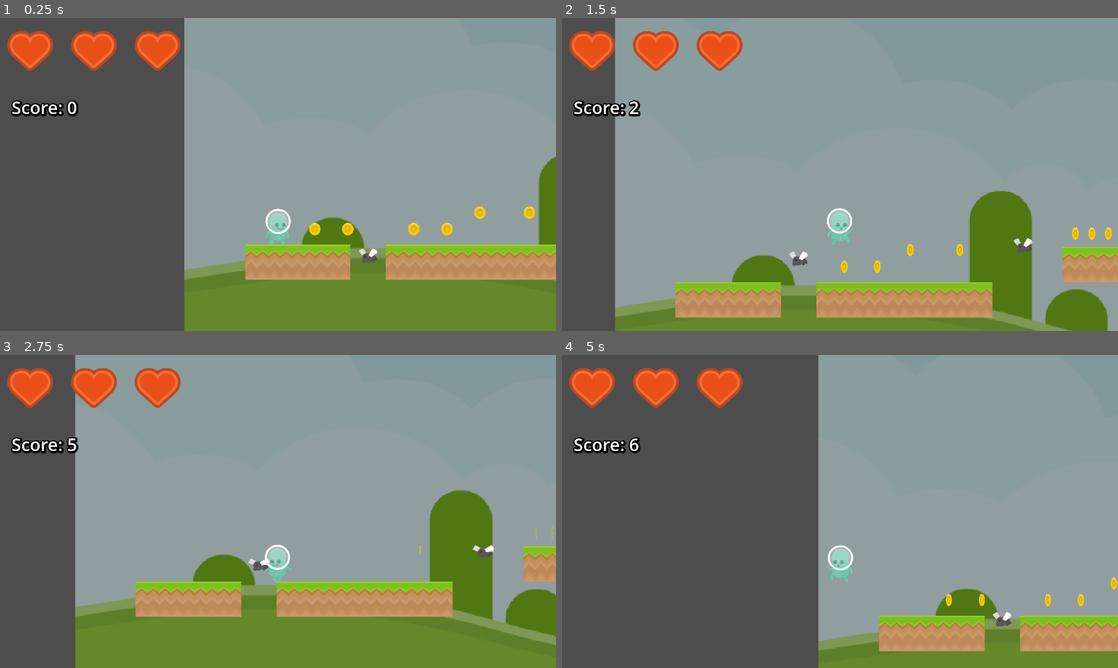
Above: before the commit, frames 1-4 (two rows, left to right).
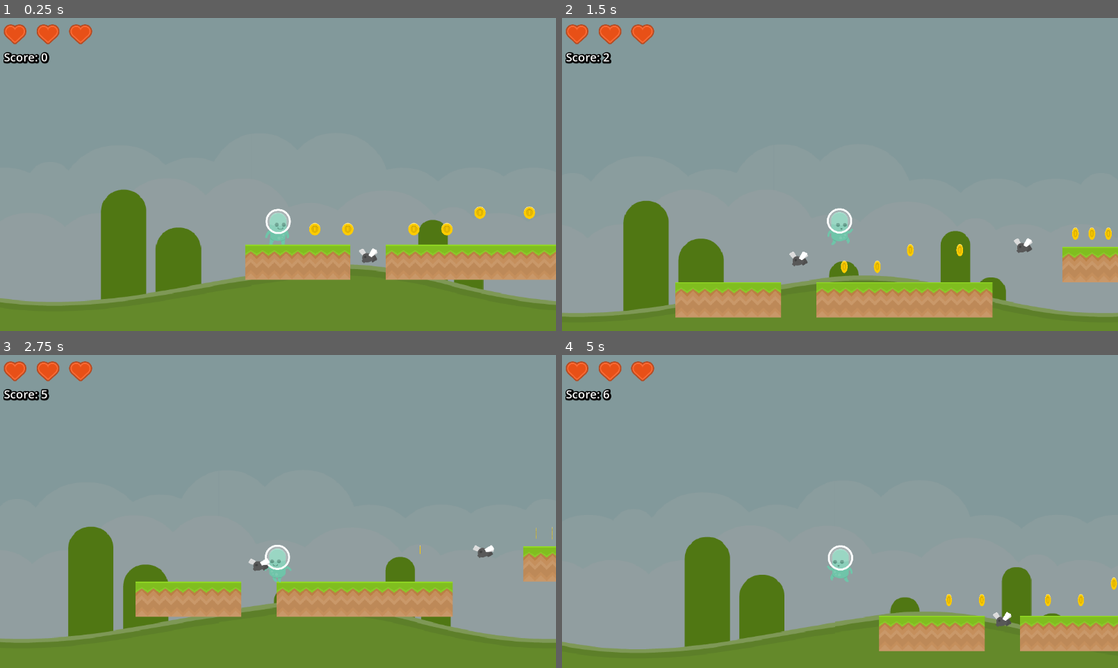
Above: after the commit, the same moments.

Repository: CBKain23/GodotTutorialPlayground
Game: Godot game, scene res://Levels/level_test.tscn
Two runs of this game, one before a commit and one after it. Both use one fixed random seed, a clock stepped at 60 frames per second and the inputs below.
Inputs:
- Up to frame 1 (0.25 s): no input
- Up to frame 2 (1.5 s): hold D (move_right) from 0.53 s (still down); tap Space (jump) at 0.77 s
- Up to frame 3 (2.75 s): tap Space (jump) at 1.52 s; release D (move_right) at 2.03 s; hold A (move_left) from 2.03 s (still down)
- Up to frame 4 (5 s): release A (move_left) at 2.78 s; hold D (move_right) 2.78-4.28 s; tap Space (jump) at 3.02, 3.77, 4.52 s; hold A (move_left) from 4.28 s (still down)

The runs differ from the first frame. In frame 1, 37% of the frame differs, in the area x 0-100%, y 0-100%; in frame 2, 22%; in frame 3, 25%; in frame 4, 49%, in the area x 0-90%, y 0-100%.

Commit message:
Added Camera Shake, Background Parallax

Diff:
--- a/Characters/Player/player.tscn
+++ b/Characters/Player/player.tscn
@@ -6,6 +6,7 @@
 [ext_resource type="Texture2D" uid="uid://bss0ikwm1wboq" path="res://Assets/Images/Characters/Player/alienGreen_walk1.png" id="3_osktb"]
 [ext_resource type="Texture2D" uid="uid://dspd8rqdeodwx" path="res://Assets/Images/Characters/Player/alienGreen_walk2.png" id="4_7vev3"]
 [ext_resource type="Script" uid="uid://bqd5vfxtkdh2v" path="res://Scripts/Characters/Player/player_ui.gd" id="6_7vev3"]
+[ext_resource type="Script" uid="uid://8gfpq4r6jmr" path="res://Scripts/player_camera.gd" id="6_klx3t"]
 [ext_resource type="Texture2D" uid="uid://ddhbb1tyeix6u" path="res://Assets/Images/Heart.png" id="6_osktb"]
 
 [sub_resource type="SpriteFrames" id="SpriteFrames_nfnr1"]
@@ -43,8 +44,8 @@
 height = 192.0
 
 [sub_resource type="LabelSettings" id="LabelSettings_osktb"]
-font_size = 36
-shadow_size = 14
+font_size = 24
+shadow_size = 13
 shadow_color = Color(0, 0, 0, 1)
 
 [node name="Player" type="CharacterBody2D" unique_id=1574511499 groups=["Player"]]
@@ -65,10 +66,13 @@
 shape = SubResource("CapsuleShape2D_nfnr1")
 
 [node name="PlayerCamera" type="Camera2D" parent="." unique_id=214166694]
+unique_name_in_owner = true
 offset = Vector2(0, -255)
 zoom = Vector2(0.57, 0.57)
+script = ExtResource("6_klx3t")
 
 [node name="AudioStreamPlayer" type="AudioStreamPlayer" parent="." unique_id=617793856]
+unique_name_in_owner = true
 
 [node name="AnimationPlayer" type="AnimationPlayer" parent="." unique_id=1906470910]
 root_node = NodePath("../AudioStreamPlayer")
@@ -78,8 +82,8 @@
 
 [node name="HealthContainer" type="HBoxContainer" parent="PlayerUI" unique_id=110502114]
 unique_name_in_owner = true
-offset_right = 456.0
-offset_bottom = 128.19
+offset_right = 200.0
+offset_bottom = 64.0
 
 [node name="Heart" type="TextureRect" parent="PlayerUI/HealthContainer" unique_id=1097362262]
 layout_mode = 2
@@ -98,9 +102,9 @@
 
 [node name="ScoreText" type="Label" parent="PlayerUI" unique_id=1456919624]
 unique_name_in_owner = true
-offset_left = 24.0
-offset_top = 160.0
-offset_right = 432.0
-offset_bottom = 256.0
-text = "Score: 500"
+offset_left = 8.0
+offset_top = 64.0
+offset_right = 456.0
+offset_bottom = 98.0
+text = "Score: TEST"
 label_settings = SubResource("LabelSettings_osktb")
--- a/Levels/level_test.tscn
+++ b/Levels/level_test.tscn
@@ -2,6 +2,7 @@
 
 [ext_resource type="TileSet" uid="uid://bvn0407rtuccc" path="res://Assets/Images/Tiles/TileSets/new_tile_set.tres" id="1_3vr47"]
 [ext_resource type="Texture2D" uid="uid://blsyyllu7xbpv" path="res://Assets/Images/Backgrounds/colored_grass.png" id="1_7mba1"]
+[ext_resource type="Script" uid="uid://gfq5m4u7nipp" path="res://Scripts/backgroundparallax.gd" id="1_q8e8m"]
 [ext_resource type="PackedScene" uid="uid://d01wfkus47uhl" path="res://Characters/Player/player.tscn" id="3_soq8b"]
 [ext_resource type="PackedScene" uid="uid://i6w3daheldue" path="res://Characters/Enemies/Flying/enemy.tscn" id="4_sppqt"]
 [ext_resource type="PackedScene" uid="uid://c7hck0urcu2cc" path="res://Objects/Pickup/coin.tscn" id="5_3o0bi"]
@@ -16,9 +17,32 @@
 
 [node name="Main" type="Node2D" unique_id=1956898016]
 
-[node name="Background" type="Sprite2D" parent="." unique_id=1012697185]
+[node name="Background" type="Node2D" parent="." unique_id=1635890122]
+scale = Vector2(0.47, 0.47)
+script = ExtResource("1_q8e8m")
+metadata/_edit_group_ = true
+
+[node name="Background" type="Sprite2D" parent="Background" unique_id=1012697185]
 modulate = Color(0.6255971, 0.6255971, 0.6255971, 1)
 position = Vector2(2080, 16)
+scale = Vector2(3.9921875, 3.9921875)
+texture = ExtResource("1_7mba1")
+
+[node name="Background3" type="Sprite2D" parent="Background" unique_id=2125130047]
+modulate = Color(0.6255971, 0.6255971, 0.6255971, 1)
+position = Vector2(-2008.0002, 16)
+scale = Vector2(3.9921875, 3.9921875)
+texture = ExtResource("1_7mba1")
+
+[node name="Background2" type="Sprite2D" parent="Background" unique_id=1884004923]
+modulate = Color(0.6255971, 0.6255971, 0.6255971, 1)
+position = Vector2(6168, 16)
+scale = Vector2(3.9921875, 3.9921875)
+texture = ExtResource("1_7mba1")
+
+[node name="Background4" type="Sprite2D" parent="Background" unique_id=862673775]
+modulate = Color(0.6255971, 0.6255971, 0.6255971, 1)
+position = Vector2(10256, 17)
 scale = Vector2(3.9921875, 3.9921875)
 texture = ExtResource("1_7mba1")
 
@@ -31,6 +55,7 @@
 tile_set = SubResource("TileSet_3q0p6")
 
 [node name="Player" parent="." unique_id=1574511499 instance=ExtResource("3_soq8b")]
+unique_name_in_owner = true
 position = Vector2(376, 384)
 
 [node name="Enemy" parent="." unique_id=1200585851 instance=ExtResource("4_sppqt")]
@@ -47,16 +72,16 @@
 position = Vector2(3904, 256)
 
 [connection signal="body_entered" from="CoinTileLayer/Coin" to="CoinTileLayer/Coin" method="_on_body_entered"]
-[connection signal="body_entered" from="CoinTileLayer/@Area2D@179229" to="CoinTileLayer/@Area2D@179229" method="_on_body_entered"]
-[connection signal="body_entered" from="CoinTileLayer/@Area2D@179230" to="CoinTileLayer/@Area2D@179230" method="_on_body_entered"]
-[connection signal="body_entered" from="CoinTileLayer/@Area2D@179231" to="CoinTileLayer/@Area2D@179231" method="_on_body_entered"]
-[connection signal="body_entered" from="CoinTileLayer/@Area2D@179232" to="CoinTileLayer/@Area2D@179232" method="_on_body_entered"]
-[connection signal="body_entered" from="CoinTileLayer/@Area2D@179233" to="CoinTileLayer/@Area2D@179233" method="_on_body_entered"]
-[connection signal="body_entered" from="CoinTileLayer/@Area2D@179234" to="CoinTileLayer/@Area2D@179234" method="_on_body_entered"]
-[connection signal="body_entered" from="CoinTileLayer/@Area2D@179235" to="CoinTileLayer/@Area2D@179235" method="_on_body_entered"]
-[connection signal="body_entered" from="CoinTileLayer/@Area2D@179236" to="CoinTileLayer/@Area2D@179236" method="_on_body_entered"]
-[connection signal="body_entered" from="CoinTileLayer/@Area2D@179237" to="CoinTileLayer/@Area2D@179237" method="_on_body_entered"]
-[connection signal="body_entered" from="CoinTileLayer/@Area2D@179238" to="CoinTileLayer/@Area2D@179238" method="_on_body_entered"]
-[connection signal="body_entered" from="CoinTileLayer/@Area2D@179239" to="CoinTileLayer/@Area2D@179239" method="_on_body_entered"]
-[connection signal="body_entered" from="CoinTileLayer/@Area2D@179240" to="CoinTileLayer/@Area2D@179240" method="_on_body_entered"]
-[connection signal="body_entered" from="CoinTileLayer/@Area2D@179241" to="CoinTileLayer/@Area2D@179241" method="_on_body_entered"]
+[connection signal="body_entered" from="CoinTileLayer/@Area2D@46454" to="CoinTileLayer/@Area2D@46454" method="_on_body_entered"]
+[connection signal="body_entered" from="CoinTileLayer/@Area2D@46455" to="CoinTileLayer/@Area2D@46455" method="_on_body_entered"]
+[connection signal="body_entered" from="CoinTileLayer/@Area2D@46456" to="CoinTileLayer/@Area2D@46456" method="_on_body_entered"]
+[connection signal="body_entered" from="CoinTileLayer/@Area2D@46457" to="CoinTileLayer/@Area2D@46457" method="_on_body_entered"]
+[connection signal="body_entered" from="CoinTileLayer/@Area2D@46458" to="CoinTileLayer/@Area2D@46458" method="_on_body_entered"]
+[connection signal="body_entered" from="CoinTileLayer/@Area2D@46459" to="CoinTileLayer/@Area2D@46459" method="_on_body_entered"]
+[connection signal="body_entered" from="CoinTileLayer/@Area2D@46460" to="CoinTileLayer/@Area2D@46460" method="_on_body_entered"]
+[connection signal="body_entered" from="CoinTileLayer/@Area2D@46461" to="CoinTileLayer/@Area2D@46461" method="_on_body_entered"]
+[connection signal="body_entered" from="CoinTileLayer/@Area2D@46462" to="CoinTileLayer/@Area2D@46462" method="_on_body_entered"]
+[connection signal="body_entered" from="CoinTileLayer/@Area2D@46463" to="CoinTileLayer/@Area2D@46463" method="_on_body_entered"]
+[connection signal="body_entered" from="CoinTileLayer/@Area2D@46464" to="CoinTileLayer/@Area2D@46464" method="_on_body_entered"]
+[connection signal="body_entered" from="CoinTileLayer/@Area2D@46465" to="CoinTileLayer/@Area2D@46465" method="_on_body_entered"]
+[connection signal="body_entered" from="CoinTileLayer/@Area2D@46466" to="CoinTileLayer/@Area2D@46466" method="_on_body_entered"]
--- /dev/null
+++ b/Scripts/Audio.gd
@@ -0,0 +1,10 @@
+extends Node
+
+
+var take_damage_sfx : AudioStream = preload("uid://dpfxt7ik4y8g4")
+var coin_sfx : AudioStream = preload("uid://fafdykrv3j1p")
+
+
+func play_sound(sound: AudioStream, player: AudioStreamPlayer):
+	player.stream = sound
+	player.play()
--- a/Scripts/Characters/Player/player.gd
+++ b/Scripts/Characters/Player/player.gd
@@ -21,6 +21,8 @@
 var move_input : float
 
 @onready var sprite : AnimatedSprite2D = %PlayerSprite
+
+@onready var audio : AudioStreamPlayer = %AudioStreamPlayer
 
 func _process(delta: float) -> void:
 
@@ -62,17 +64,18 @@
 	OnUpdateHealth.emit(health)
 	_damage_flash()
 
+	Audio.play_sound(Audio.take_damage_sfx, %AudioStreamPlayer)
 
 	if health <= 0:
-		call_deferred("game_over")
+		GameManager.call_deferred("game_over")
 
-func game_over():
-	get_tree().reload_current_scene()
+
 
 func increase_score(amount: int):
 	print("increase score")
 	GameManager.score += amount
 	OnUpdateScore.emit(GameManager.score)
+	Audio.play_sound(Audio.coin_sfx, %AudioStreamPlayer)
 
 
 func _damage_flash():
--- /dev/null
+++ b/Scripts/backgroundparallax.gd
@@ -0,0 +1,7 @@
+extends Node2D
+
+var parallax : float = 0.7
+@onready var player : CharacterBody2D = %Player
+
+func _process(delta: float) -> void:
+	global_position = player.global_position * parallax
--- a/Scripts/game_manager.gd
+++ b/Scripts/game_manager.gd
@@ -3,3 +3,6 @@
 var score : int = 0
 
 var scene_to_load : PackedScene = preload("uid://c7hck0urcu2cc")
+
+func game_over():
+	get_tree().reload_current_scene()
--- /dev/null
+++ b/Scripts/player_camera.gd
@@ -0,0 +1,29 @@
+extends Camera2D
+
+var intensity : float = 0.0
+
+@onready var camera : Camera2D = %PlayerCamera
+
+@onready var current_offset : float = camera.offset.y
+
+
+func _ready():
+	get_parent().OnUpdateHealth.connect(_damage_shake)
+
+
+
+func _damage_shake(health: int):
+	intensity = 15.0
+
+
+func _process(delta: float) -> void:
+	if intensity > 0:
+		intensity = lerpf(intensity, 0, delta * 5)
+		offset = _get_random_offset()
+
+
+func _get_random_offset() -> Vector2:
+	var x = randf_range(-intensity, intensity)
+	var y = randf_range(-intensity, intensity)
+
+	return Vector2(x,(current_offset + y))
--- a/project.godot
+++ b/project.godot
@@ -18,6 +18,7 @@
 [autoload]
 
 GameManager="*uid://dnc1awme8kdo0"
+Audio="*uid://dn5faqxaqaamh"
 
 [display]
 
Not shown, added: Scripts/Audio.gd.uid
Not shown, added: Scripts/backgroundparallax.gd.uid
Not shown, added: Scripts/player_camera.gd.uid
